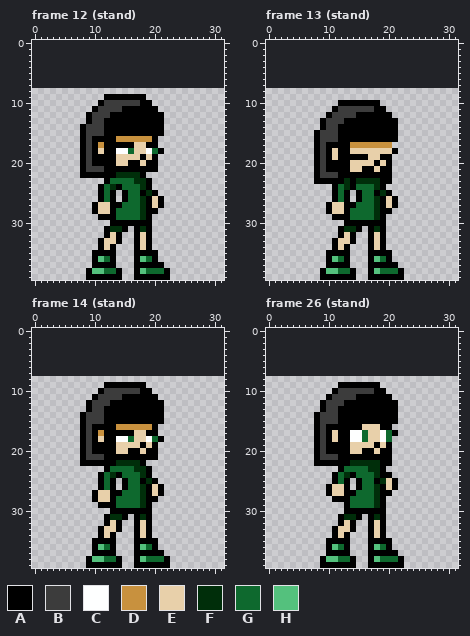
Pixel-art file: public/game/entities/lulu.aseprite. This is how it looked before the edit.
32x32 pixels, 60 frames. Shown: frame 12 (stand), frame 13 (stand), frame 14 (stand), frame 26 (stand). The old version is drawn lined up with the new one, on the new canvas. The commit also changed other frames, which this record leaves out.
Palette (. is transparent): A #000000  B #3c3c3c  C #feffff  D #c8913e  E #e8d0aa  F #002e0a  G #0e692e  H #54c17d
And afterwards:
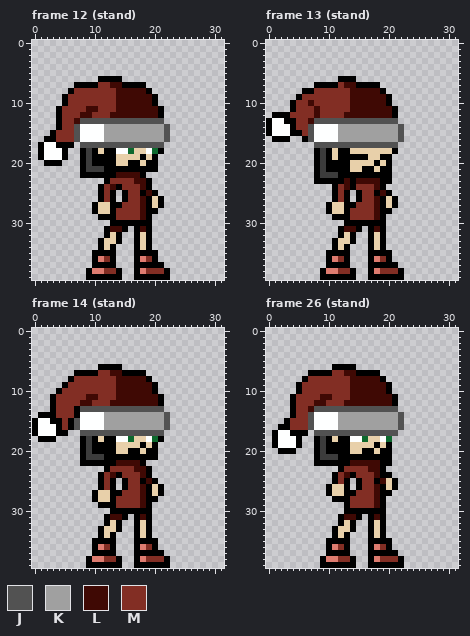
Colours new in this view: J #525252  K #a0a0a0  L #3f0904  M #822e24
Changes in this commit:
canvas 32x32 -> 32x40, the old top-left corner now at 0,8
@@ palette @@
-H #54c17d
+H #de7c70
--- frame 12 (stand)
@@ x 0..31 @@
  5 ................................
- 6 ................................
- 7 ................................
- 8 ................................
- 9 ............AAAAAAA.............
-10 ...........ABBBBBBAA............
-11 ..........ABBBBAAAAAA...........
-12 .........ABBBAAAAAAAAA..........
-13 .........ABBAAAAAAAAAA..........
-14 ........ABBBAAAAAAAAAA..........
-15 ........ABBBAAAAAAAAAA..........
-16 ........ABAAAADDDDDDA...........
-17 ........ABADAAAAAEEAA...........
-18 ........ABAEAACCGEECGA..........
-19 ........ABAAAAEEEEAEA...........
-20 ........ABAAAAEEAAEAA...........
+ 6 ...........AAAA.................
+ 7 .......AAAAMMLLAAAA.............
+ 8 ......AMMMMMMMLLLLLA............
+ 9 .....AMMMMMMMMLLLLLLA...........
+10 .....AMMMMMMMMLLLLLLA...........
+11 ....AMMMMLLMMMLLLLLLLA..........
+12 ....AMMMLLMMMLLLLLLLLA..........
+13 ....AMMLJJJJJJJJJJJJJJ..........
+14 ....AMMJCCCCKKKKKKKKKKJ.........
+15 ...AMMMJCCCCKKKKKKKKKKJ.........
+16 ..AAMMMJCCCCKKKKKKKKKKJ.........
+17 .ACCAAA.JJJJJJJJJJJJJJ..........
+18 .ACCCA..ABAEAACCGEECGA..........
+19 .ACCCA..ABAAAAEEEEAEA...........
+20 ..AAA...ABAAAAEEAAEAA...........
 21 ........ABBBAAAAAAAAA...........
-22 ........AAAAAAFFFFA.............
-23 ............AGGGGFFA............
-24 ...........AGFAGGGFA............
-25 ...........AGA.AGGAFA...........
-26 ...........AGA.AGGFAEA..........
-27 ..........AEEAAGGGFAEA..........
-28 ..........AEEAGGGGFAA...........
-29 ...........AAAGGGGFA............
+22 ........AAAAAALLLLA.............
+23 ............AMMMMLLA............
+24 ...........AMLAMMMLA............
+25 ...........AMA.AMMALA...........
+26 ...........AMA.AMMLAEA..........
+27 ..........AEEAAMMMLAEA..........
+28 ..........AEEAMMMMLAA...........
+29 ...........AAAMMMMLA............
 30 .............AAAAAAA............
-31 ............AFFA.AFA............
+31 ............ALLA.ALA............
 32 ............AEA..AEA............
@@ x 10..23 @@
 35 AAAA...AAAA...
-36 AHGA...AHGA...
+36 AHMA...AHMA...
 37 AAAA...AAAAA..
-38 HHGGA..AHGGGA.
+38 HHMMA..AHMMMA.
 39 AAAAA..AAAAAA.
--- frame 13 (stand)
@@ x 0..31 @@
  5 ................................
- 6 ................................
- 7 ................................
- 8 ................................
- 9 ................................
-10 ............AAAAAAA.............
-11 ...........ABBBBBBAA............
-12 ..........ABBBBAAAAAA...........
-13 .........ABBBAAAAAAAAA..........
-14 .........ABBAAAAAAAAAA..........
-15 ........ABBBAAAAAAAAAA..........
-16 ........ABBBAAAAAAAAAA..........
-17 ........ABAAAADDDDDDD...........
+ 6 ............AAA.................
+ 7 ........AAAAMLLAAAA.............
+ 8 ......AAMMMMMMLLLLLA............
+ 9 .....AMMMMMMMMLLLLLLA...........
+10 ....AMMLMMMMMMLLLLLLA...........
+11 ....AMMMLMMMMMLLLLLLLA..........
+12 .AAAMMMMLMMMMLLLLLLLLA..........
+13 ACCAAMMLJJJJJJJJJJJJJJ..........
+14 ACCCAMMJCCCCKKKKKKKKKKJ.........
+15 ACCCAAMJCCCCKKKKKKKKKKJ.........
+16 .AAA..AJCCCCKKKKKKKKKKJ.........
+17 ........JJJJJJJJJJJJJJ..........
 18 ........ABAEAAEEEEEEEA..........
@@ x 10..21 @@
 22 BBAAAAAAAAA.
-23 AAAFAFFFFAA.
-24 .AGFAGGGFA..
-25 .AGA.AGGAFA.
-26 .AGA.AGGFAEA
-27 AEEAAGGGFAEA
-28 AEEAGGGGFAA.
-29 .AAAGGGGFA..
+23 AAALALLLLAA.
+24 .AMLAMMMLA..
+25 .AMA.AMMALA.
+26 .AMA.AMMLAEA
+27 AEEAAMMMLAEA
+28 AEEAMMMMLAA.
+29 .AAAMMMMLA..
 30 ...AAAAAAA..
-31 ..AFFA.AFA..
+31 ..ALLA.ALA..
 32 ..AEA..AEA..
@@ x 10..23 @@
 35 AAAA...AAAA...
-36 AHGA...AHGA...
+36 AHMA...AHMA...
 37 AAAA...AAAAA..
-38 HHGGA..AHGGGA.
+38 HHMMA..AHMMMA.
 39 AAAAA..AAAAAA.
--- frame 14 (stand)
@@ x 0..31 @@
  5 ................................
- 6 ................................
- 7 ................................
- 8 ................................
- 9 ............AAAAAAA.............
-10 ...........ABBBBBBAA............
-11 ..........ABBBBAAAAAA...........
-12 .........ABBBAAAAAAAAA..........
-13 .........ABBAAAAAAAAAA..........
-14 ........ABBBAAAAAAAAAA..........
-15 ........ABBBAAAAAAAAAA..........
-16 ........ABAAAADDDDDDA...........
-17 ........ABADAAAAAEEAA...........
-18 ........ABAEAACCGEECGA..........
+ 6 ...........AAAA.................
+ 7 .......AAAAMMLLAAAA.............
+ 8 ......AMMMMMMMLLLLLA............
+ 9 .....AMMMMMMMMLLLLLLA...........
+10 ....AMMMMMMMMMLLLLLLA...........
+11 ...AMMMMMLLMMMLLLLLLLA..........
+12 ...AMMMMLLMMMLLLLLLLLA..........
+13 ...AMMMAJJJJJJJJJJJJJJ..........
+14 .AAAMMMACCCCKKKKKKKKKKJ.........
+15 ACCAAMAJCCCCKKKKKKKKKKJ.........
+16 ACCCAMAJCCCCKKKKKKKKKKJ.........
+17 ACCCAA..JJJJJJJJJJJJJJ..........
+18 .AAA....ABAEAACCGEECGA..........
 19 ........ABAAAAEEEEAEA...........
@@ x 10..21 @@
 21 BBAAAAAAAAA.
-22 AAAAFFFFA...
-23 ..AGGGGFFA..
-24 .AGFAGGGFA..
-25 .AGA.AGGAFA.
-26 .AGA.AGGFAEA
-27 AEEAAGGGFAEA
-28 AEEAGGGGFAA.
-29 .AAAGGGGFA..
+22 AAAALLLLA...
+23 ..AMMMMLLA..
+24 .AMLAMMMLA..
+25 .AMA.AMMALA.
+26 .AMA.AMMLAEA
+27 AEEAAMMMLAEA
+28 AEEAMMMMLAA.
+29 .AAAMMMMLA..
 30 ...AAAAAAA..
-31 ..AFFA.AFA..
+31 ..ALLA.ALA..
 32 ..AEA..AEA..
@@ x 10..23 @@
 35 AAAA...AAAA...
-36 AHGA...AHGA...
+36 AHMA...AHMA...
 37 AAAA...AAAAA..
-38 HHGGA..AHGGGA.
+38 HHMMA..AHMMMA.
 39 AAAAA..AAAAAA.
--- frame 26 (stand)
@@ x 0..31 @@
  5 ................................
- 6 ................................
- 7 ................................
- 8 ................................
- 9 ............AAAAAAA.............
-10 ...........ABBBBBBAA............
-11 ..........ABBBBAAAAAA...........
-12 .........ABBBAAAAAAAAA..........
-13 .........ABBAAAAAAAAAA..........
-14 ........ABBBAAAAAAAAAA..........
-15 ........ABBBAAAAAAAAAA..........
-16 ........ABAAAAAAEEEAA...........
-17 ........ABAEAACCGEECGA..........
-18 ........ABAEAACCGEECG...........
-19 ........ABAAAAEEEEAEA...........
-20 ........ABAAAAEEAAEAA...........
+ 6 ...........AAAA.................
+ 7 .......AAAAMMLLAAAA.............
+ 8 ......AMMMMMMMLLLLLA............
+ 9 .....AMMMMMMMMLLLLLLA...........
+10 .....AMMMMMMMMLLLLLLA...........
+11 ....AMMMMLLMMMLLLLLLLA..........
+12 ....AMMMLLMMMLLLLLLLLA..........
+13 ....AMMLJJJJJJJJJJJJJJ..........
+14 ....AMMJCCCCKKKKKKKKKKJ.........
+15 ...AMMMJCCCCKKKKKKKKKKJ.........
+16 ..AAMMMJCCCCKKKKKKKKKKJ.........
+17 .ACCAAA.JJJJJJJJJJJJJJ..........
+18 .ACCCA..ABAEAACCGEECG...........
+19 .ACCCA..ABAAAAEEEEAEA...........
+20 ..AAA...ABAAAAEEAAEAA...........
 21 ........ABBBAAAAAAAAA...........
-22 ........AAAAAAFFFFFAA...........
-23 ............AGGGGFFA............
-24 ...........AGFAGGGFAA...........
-25 ...........AGA.AGGAFEA..........
-26 ..........AEEA.AGGFAEA..........
-27 ..........AEEAAGGGFAA...........
-28 ...........AAAGGGGFA............
-29 .............AGGGGFA............
+22 ........AAAAAALLLLLAA...........
+23 ............AMMMMLLA............
+24 ...........AMLAMMMLAA...........
+25 ...........AMA.AMMALEA..........
+26 ..........AEEA.AMMLAEA..........
+27 ..........AEEAAMMMLAA...........
+28 ...........AAAMMMMLA............
+29 .............AMMMMLA............
 30 .............AAAAAAA............
-31 ............AFFA.AFA............
+31 ............ALLA.ALA............
 32 ............AEA..AEA............
@@ x 10..23 @@
 35 AAAA...AAAA...
-36 AHGA...AHGA...
+36 AHMA...AHMA...
 37 AAAA...AAAAA..
-38 HHGGA..AHGGGA.
+38 HHMMA..AHMMMA.
 39 AAAAA..AAAAAA.
